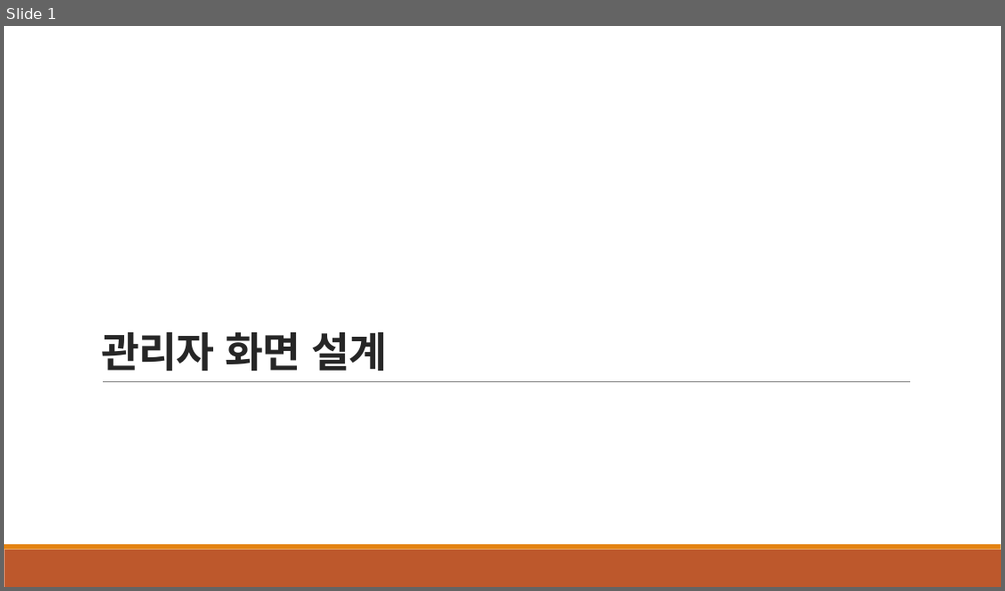
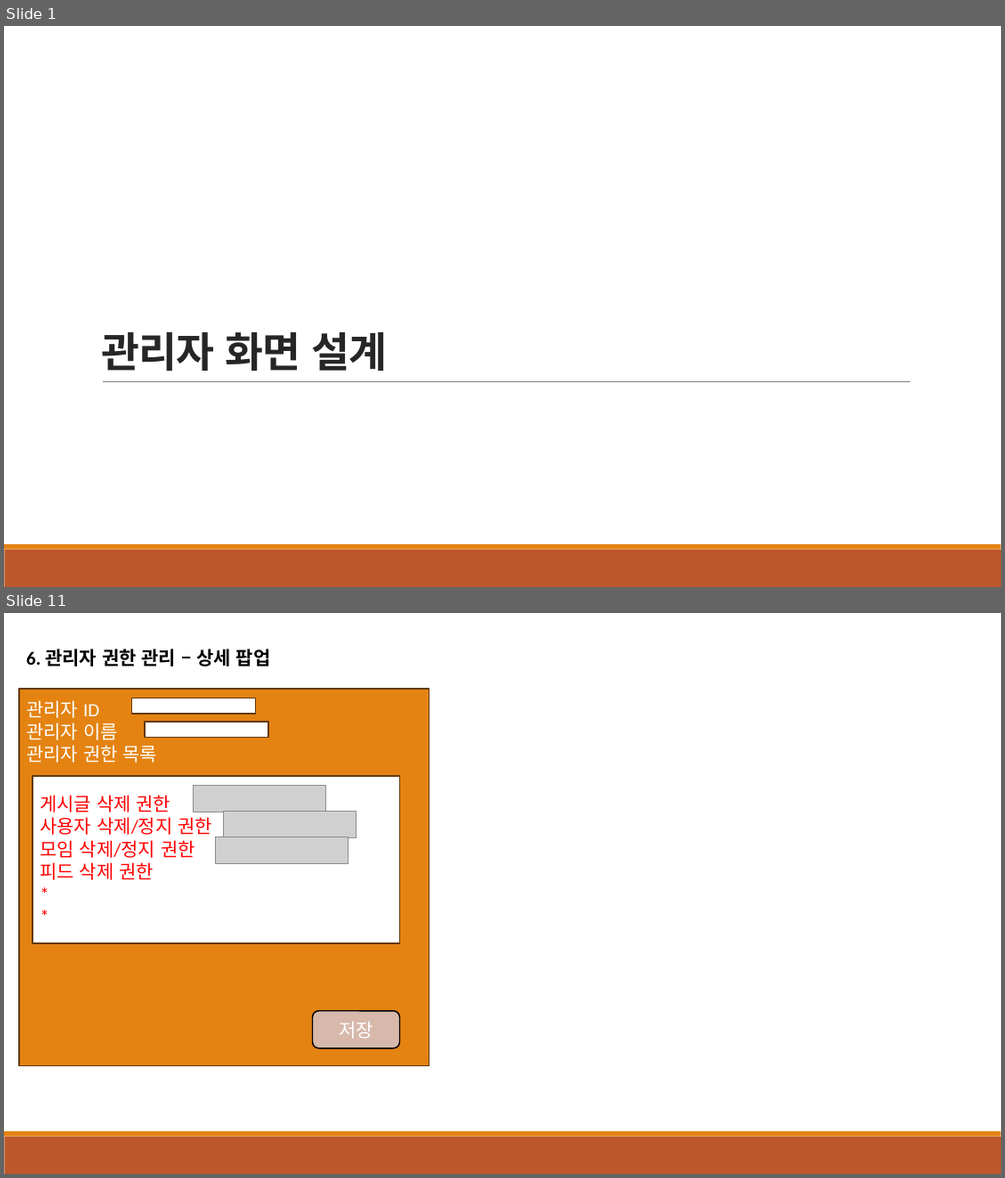
Before and after one commit to msj-0709/hush-project, a slide deck: 화면 설계.pptx. Shown one above the other, each under a label of ours: slide 1 before the commit, slides 1 and 11 after it; the slides between them are not shown. The pictures are 1005x591 and 1005x1178 pixels, drawn with LibreOffice and Linux fonts; fonts in the diff are those of the drawing; grey boxes stand for pictures. Boxes give left, top, right and bottom in pixels: in the first picture for what was removed or moved away, otherwise in the second. Text is boxed around its words. In the diff, an @@ line names an element or a change of style, - is before the commit and + after.

Commit message:
관리자 화면 프로젝트 생성

```diff
--- a/화면 설계.pptx
+++ b/화면 설계.pptx
@@ slide 11 added at <box>4,613,1001,1174</box>, background #FFFFFF; not listed: 2 template elements that a slide beside it also shows @@
@@ text added at <box>26,649,271,666</box>, 18 pt, text #000000, bold @@
+6. 관리자 권한 관리 – 상세 팝업
@@ rectangle added at <box>19,689,429,1065</box>, fill #E48312, outline #643908 1.25 pt, 18 pt, text #FFFFFF @@
+관리자 ID
+관리자 이름
+관리자 권한 목록
@@ rectangle added at <box>132,698,255,714</box>, fill #FFFFFF, outline #643908 1.25 pt @@
@@ rectangle added at <box>145,722,268,737</box>, fill #FFFFFF, outline #643908 1.25 pt @@
@@ rectangle added at <box>32,776,399,943</box>, fill #FFFFFF, outline #643908 1.25 pt, 18 pt, text #FF0000 @@
+게시글 삭제 권한
+사용자 삭제/정지 권한
+모임 삭제/정지 권한
+피드 삭제 권한
+*
+*
@@ picture added at <box>194,785,325,811</box> @@
@@ picture added at <box>223,811,356,838</box> @@
@@ picture added at <box>216,837,348,864</box> @@
@@ rounded rectangle added at <box>312,1011,399,1048</box>, fill #D7B8AB, outline #000000 1.25 pt, 18 pt, text #FFFFFF @@
+저장
```
Also in this commit, not shown: 3 slides changed, 6 other slides added, 1 slide removed, 18 other files.
